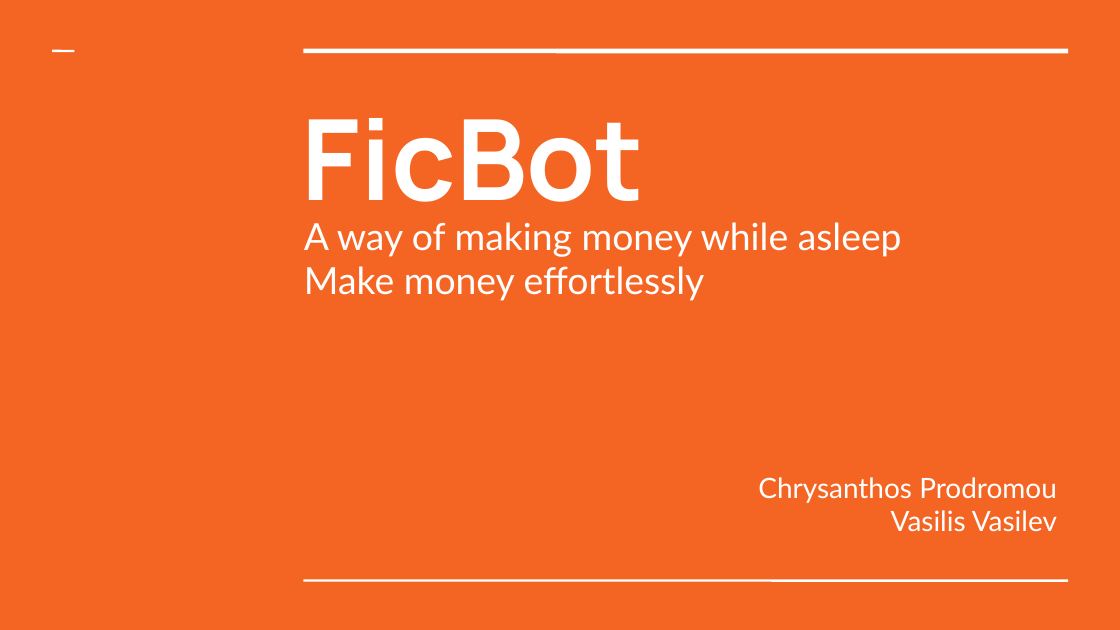
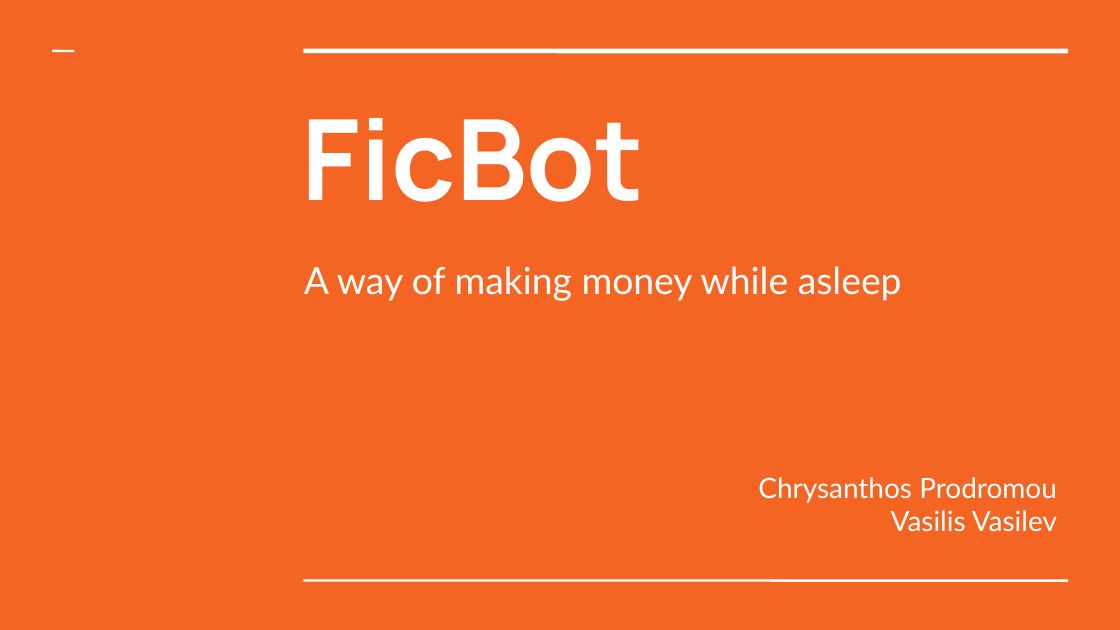
Before and after one commit to bochackathon-fintech/Ficbot, a slide deck: slide 1 of FicBot.odp. Drawn at 1120x630 pixels with LibreOffice and Linux fonts; fonts in the diff are those of the drawing. Boxes give left, top, right and bottom in pixels: in the first picture for what was removed or moved away, otherwise in the second. Text is boxed around its words. In the diff, an @@ line names an element or a change of style, - is before the commit and + after.

Commit message:
Update presentation

```diff
--- a/FicBot.odp
+++ b/FicBot.odp
@@ subtitle at box(304, 266, 705, 301): paragraph removed @@
-Make money effortlessly
```
